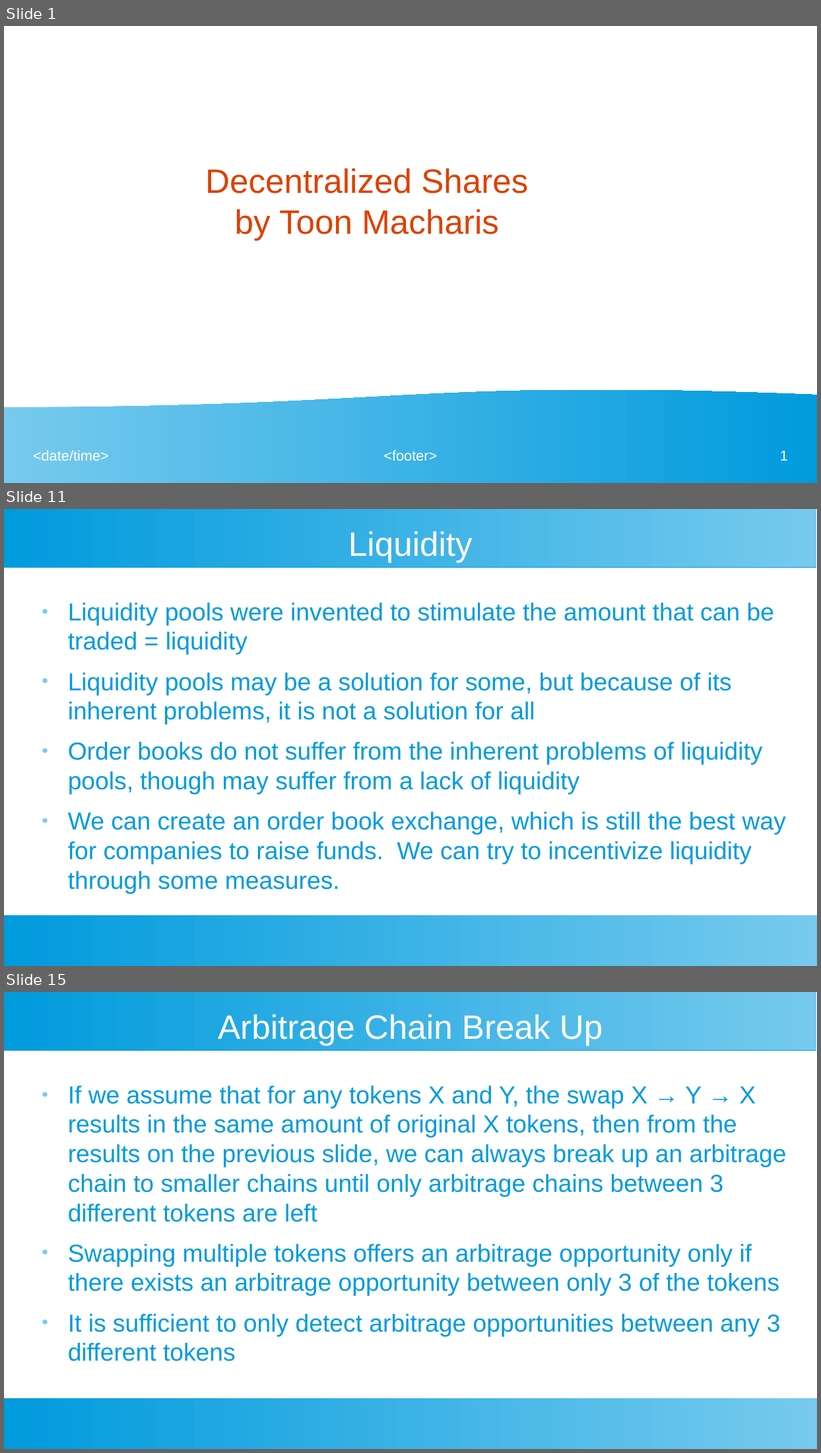
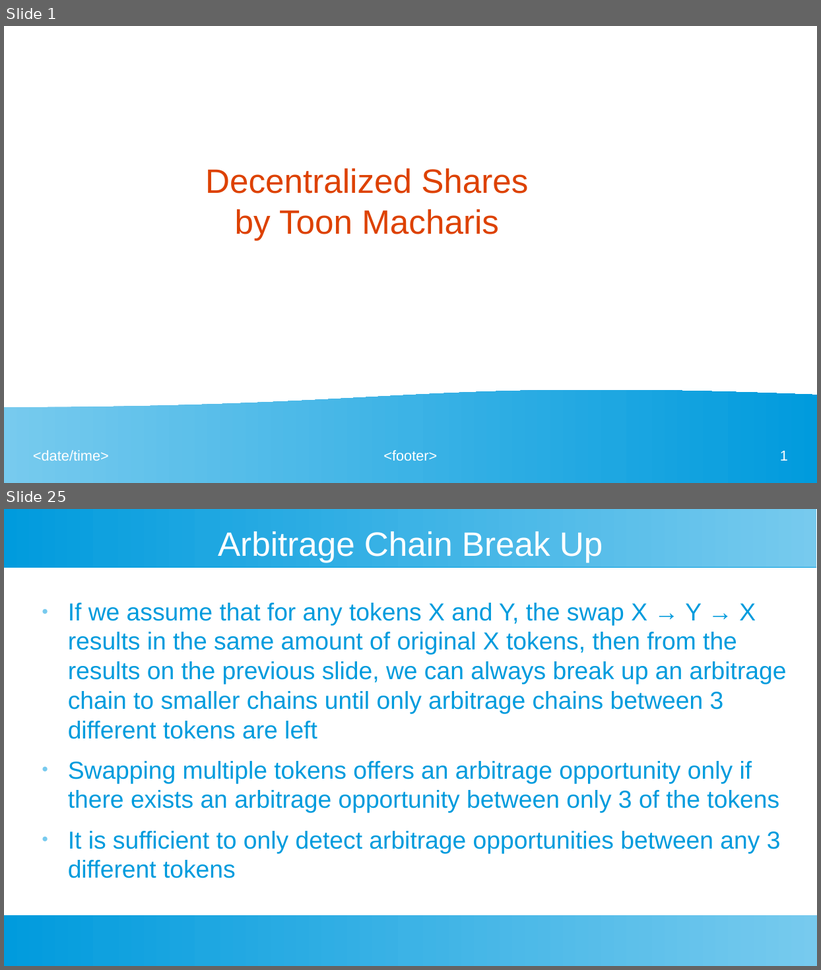
Before and after one commit to toongeorges/cryptoshares, a slide deck: design.odp. Shown one above the other, each under a label of ours: slides 1, 11 and 15 before the commit, slides 1 and 25 after it; the slides between them are not shown. The pictures are 821x1453 and 821x970 pixels, drawn with LibreOffice and Linux fonts; fonts in the diff are those of the drawing. Boxes give left, top, right and bottom in pixels: in the first picture for what was removed or moved away, otherwise in the second. Text is boxed around its words. In the diff, an @@ line names an element or a change of style, - is before the commit and + after.

```diff
--- a/design.odp
+++ b/design.odp
@@ slide 11 removed at [4,509,817,966], background #FFFFFF; not listed: 2 template elements that a slide beside it also shows @@
@@ title removed at [349,531,473,562] @@
-Liquidity
@@ text removed at [68,603,786,894] @@
-● Liquidity pools were invented to stimulate the amount that can be traded = liquidity
-● Liquidity pools may be a solution for some, but because of its inherent problems, it is not a solution for all
-● Order books do not suffer from the inherent problems of liquidity pools, though may suffer from a lack of liquidity
-● We can create an order book exchange, which is still the best way for companies to raise funds. We can try to incentivize liquidity through some measures.
@@ what was slide 15 is now slide 25 @@
```
Also in this commit, not shown: 7 slides changed, 28 slides added.
